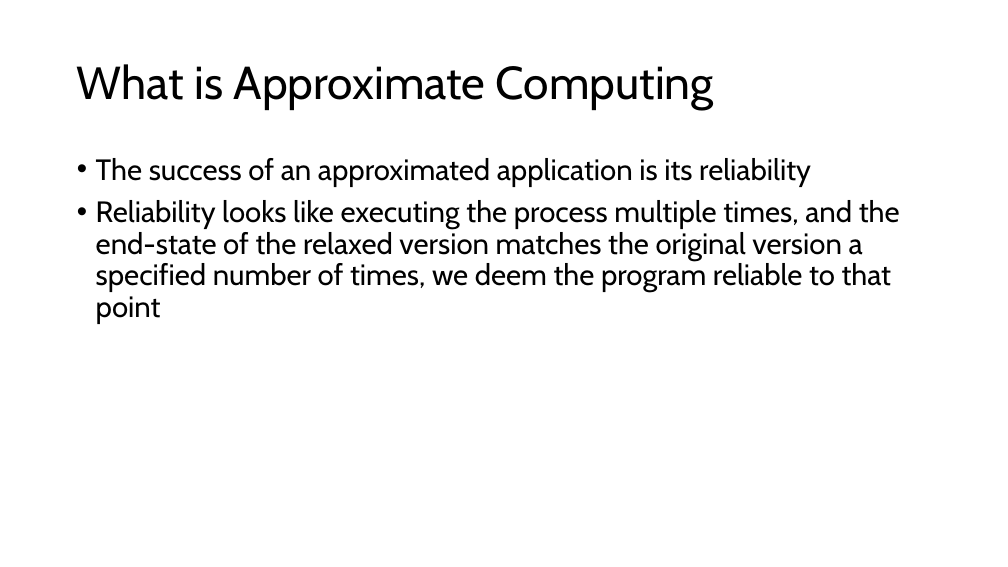
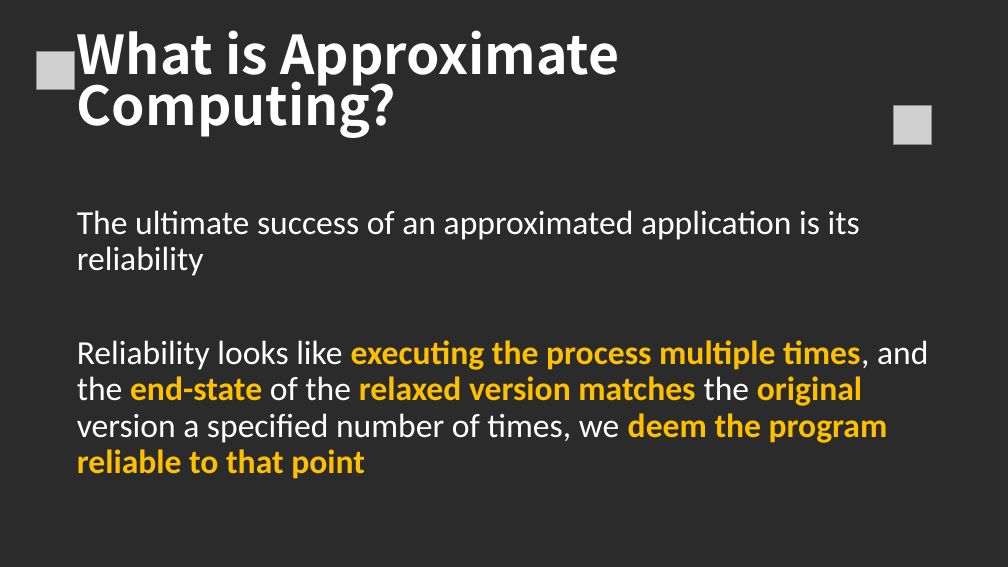
Before and after one commit to LoloMarty/2024-, a slide deck: slide 23 of CS4630/Approximate Computing.pptx (slide 7 before the commit). Drawn at 1008x567 pixels with LibreOffice and Linux fonts; fonts in the diff are those of the drawing; grey boxes stand for pictures; background and template pictures are left out; a plain dark background stands for a picture behind light text. Boxes give left, top, right and bottom in pixels: in the first picture for what was removed or moved away, otherwise in the second. Text is boxed around its words. In the diff, an @@ line names an element or a change of style, - is before the commit and + after.

```diff
--- a/CS4630/Approximate Computing.pptx
+++ b/CS4630/Approximate Computing.pptx
@@ background #FFFFFF to picture (left out) @@
@@ picture added at box(36, 51, 75, 90) @@
@@ text "What is Approximate Computing?" at box(77, 30, 619, 138): vertical alignment middle to bottom @@
@@ text at box(77, 30, 619, 138): text changed; size 44 to 51 pt; font Cabin to Noto Sans CJK SC; text colour #000000 to #FFFFFF; bold on @@
-What is Approximate Computing
+What is Approximate Computing?
@@ picture added at box(894, 106, 932, 144) @@
@@ text at box(77, 210, 860, 276): text changed; size 28 to 32 pt; font Cabin to Calibri; text colour #000000 to #FFFFFF @@
-• The success of an approximated application is its reliability
+The ultimate success of an approximated application is its reliability
@@ text at box(77, 340, 928, 479): size 28 to 32 pt, font Cabin to Calibri in "Reliability looks like executing the process multiple ..."; text colour #000000 to #FFFFFF in "Reliability looks like times, and the of ..."; text colour #000000 to #FFC000, bold on in "executing the process multiple times, end-state relaxed ..."; bullet • to none @@
```
Also in this commit, not shown: 16 other slides changed, 9 slides added, 10 slides removed, 1 other file.
